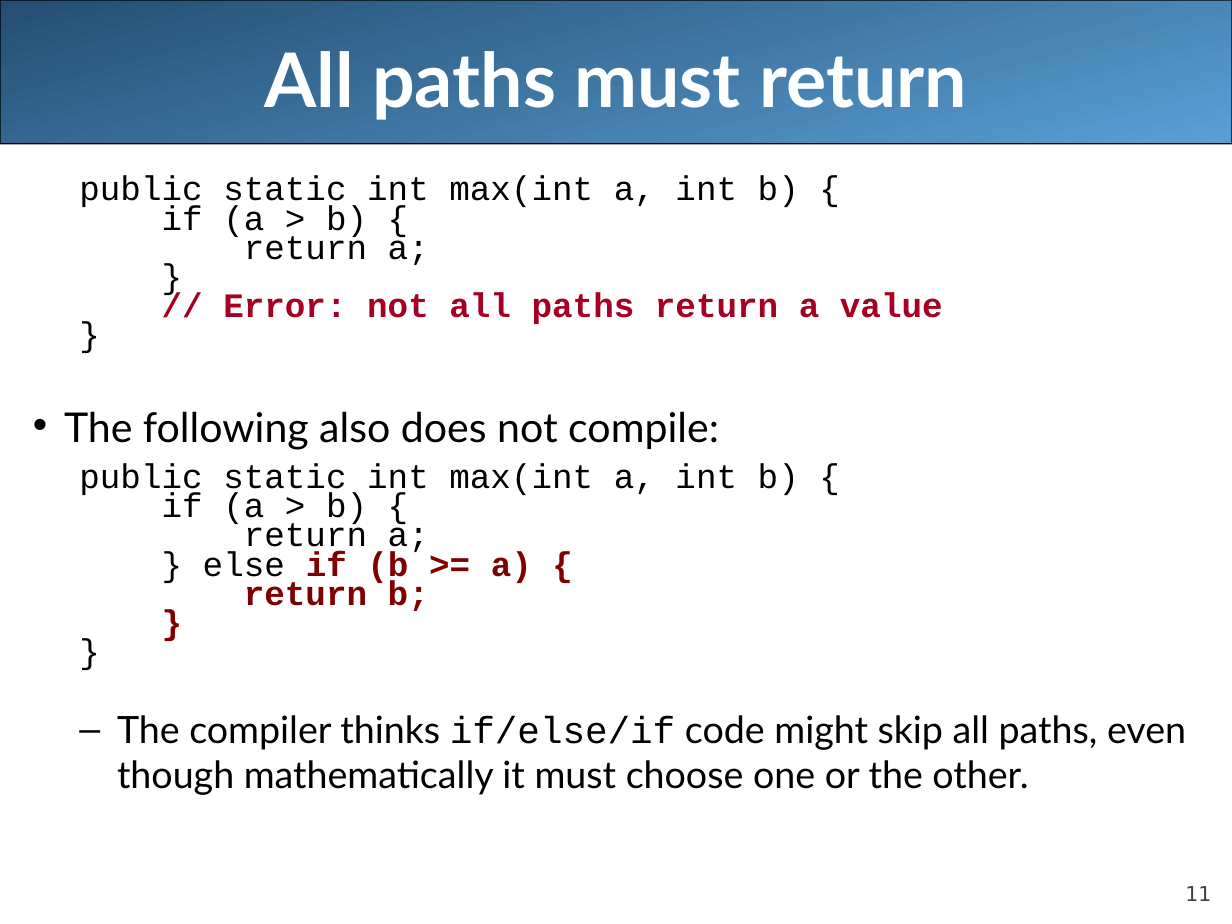
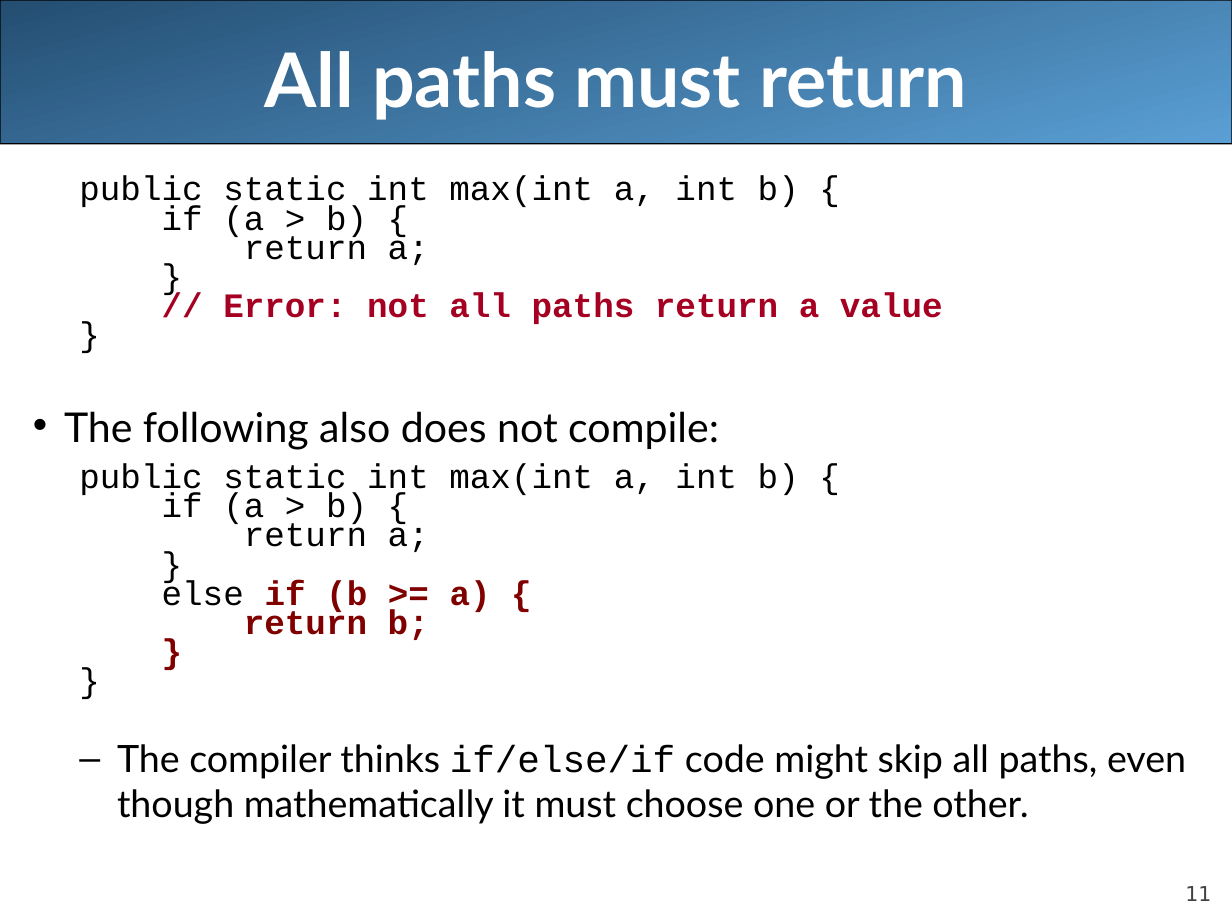
Before and after one commit to LongBaoNguyen/longbaonguyen.github.io, a slide deck: slide 11 of courses/apcsa/lecture9.ppt. Drawn at 1232x924 pixels with LibreOffice and Linux fonts; fonts in the diff are those of the drawing. Boxes give left, top, right and bottom in pixels: in the first picture for what was removed or moved away, otherwise in the second. Text is boxed around its words. In the diff, an @@ line names an element or a change of style, - is before the commit and + after.

```diff
--- a/courses/apcsa/lecture9.ppt
+++ b/courses/apcsa/lecture9.ppt
@@ text at (x1=162, y1=580, x2=491, y2=615): text changed @@
-  } else if (b >= a) {
+  }
+  else if (b >= a) {
```
Also in this commit, not shown: 5 other slides changed, 1 other file.
